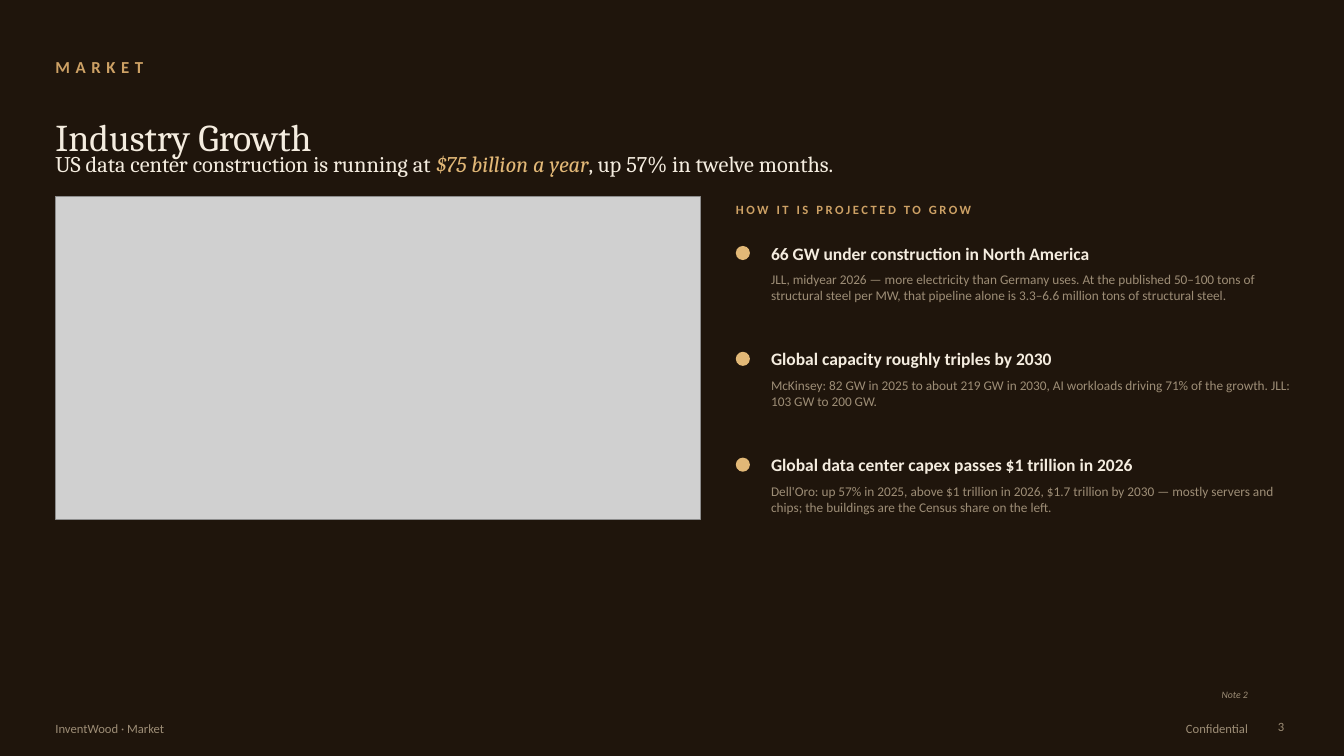
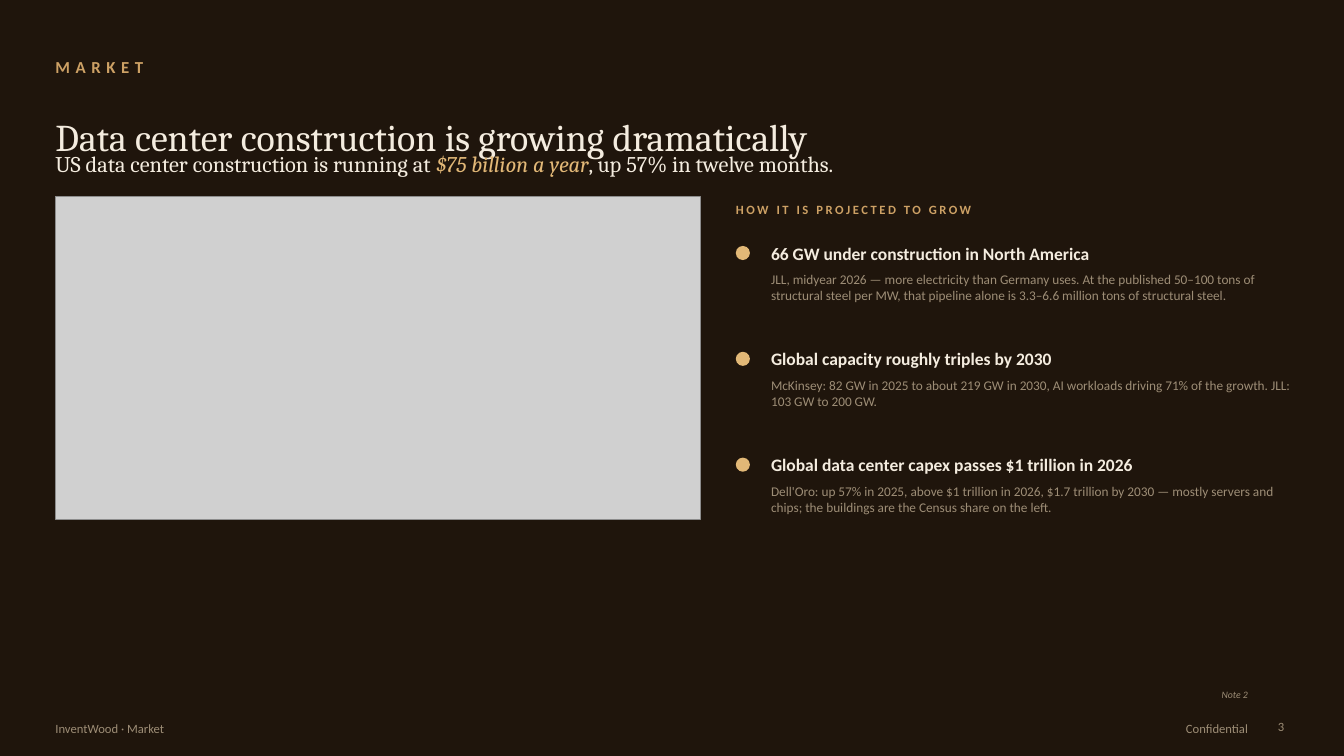
Before and after one commit to alau-hi/decks, a slide deck: slide 3 of superwood-datacenter-investor/SUPERWOOD-for-Data-Centers-Companion.pptx. Drawn at 1344x756 pixels with LibreOffice and Linux fonts; fonts in the diff are those of the drawing; grey boxes stand for pictures. Boxes give left, top, right and bottom in pixels: in the first picture for what was removed or moved away, otherwise in the second. Text is boxed around its words. In the diff, an @@ line names an element or a change of style, - is before the commit and + after.

```diff
--- a/superwood-datacenter-investor/SUPERWOOD-for-Data-Centers-Companion.pptx
+++ b/superwood-datacenter-investor/SUPERWOOD-for-Data-Centers-Companion.pptx
@@ text at (55,124,808,160): text changed @@
-Industry Growth
+Data center construction is growing dramatically
```
Also in this commit, not shown: 14 other slides changed, 2 slides added, 6 other files.
